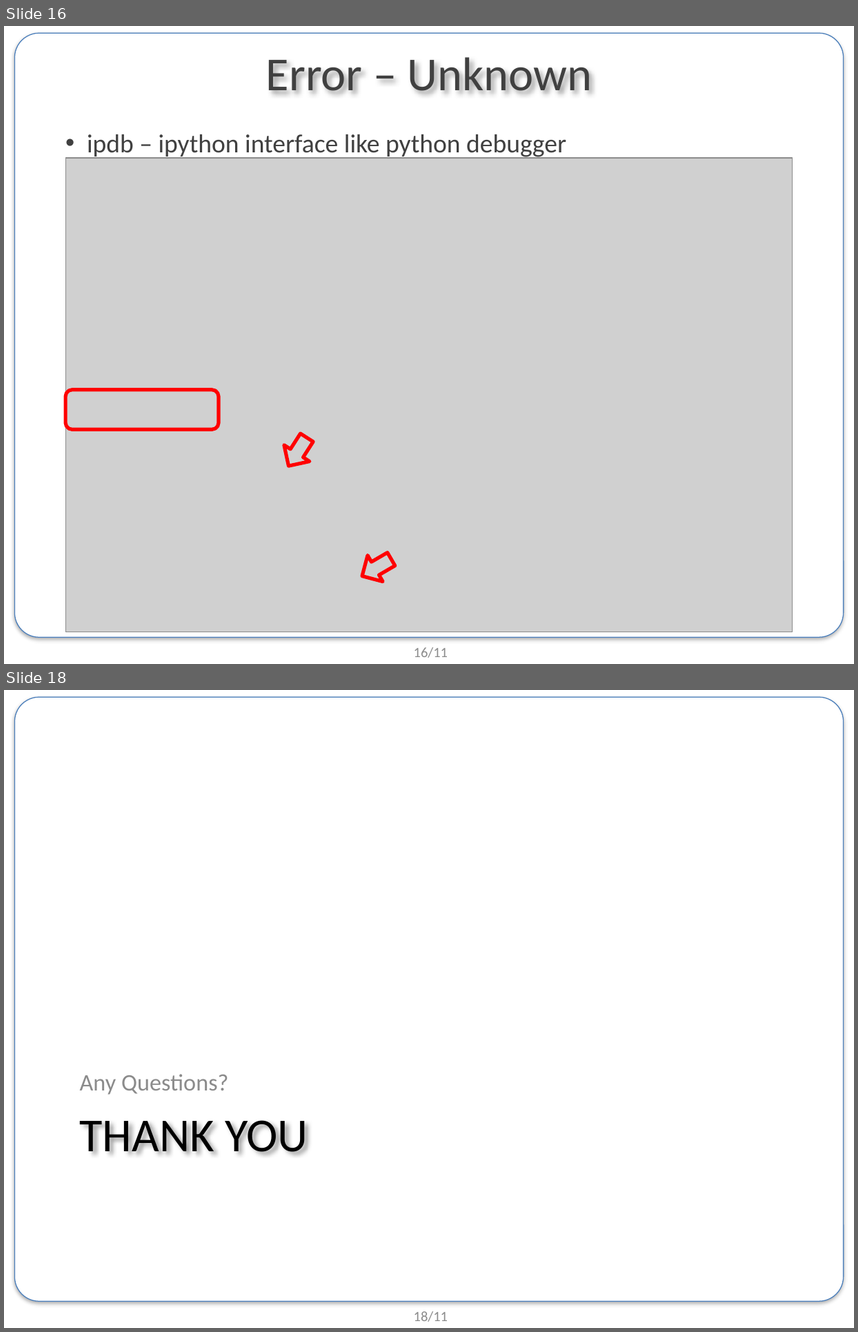
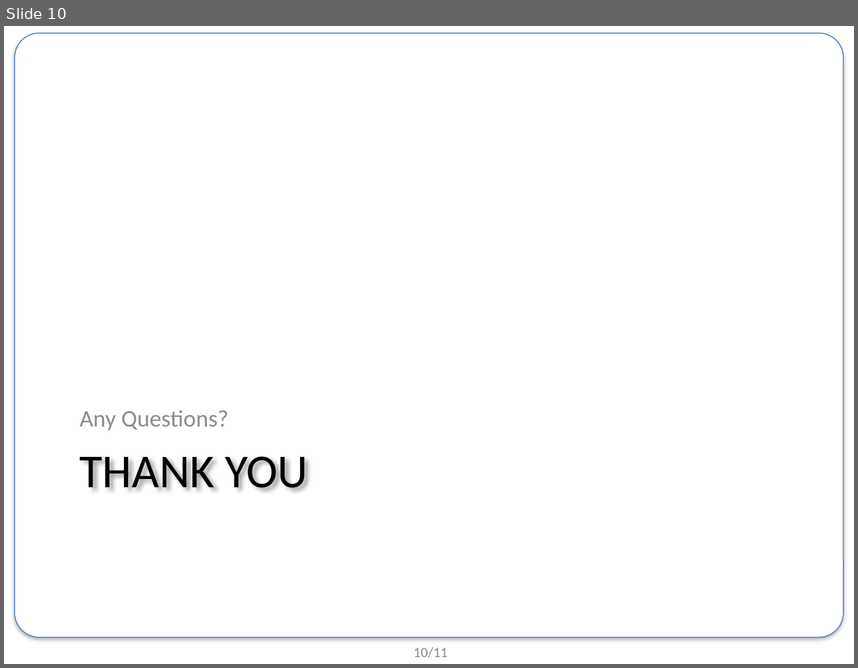
Before and after one commit to BongSangKim/UGRP, a slide deck: 0704 미팅/190704_UGRP_발표자료.pptx. Shown one above the other, each under a label of ours: slides 16 and 18 before the commit, slide 10 after it; the slides between them are not shown. The pictures are 858x1332 and 858x668 pixels, drawn with LibreOffice and Linux fonts; fonts in the diff are those of the drawing; grey boxes stand for pictures; background and template pictures are left out. Boxes give left, top, right and bottom in pixels: in the first picture for what was removed or moved away, otherwise in the second. Text is boxed around its words. In the diff, an @@ line names an element or a change of style, - is before the commit and + after.

```diff
--- a/0704 미팅/190704_UGRP_발표자료.pptx
+++ b/0704 미팅/190704_UGRP_발표자료.pptx
@@ slide 16 removed at [4, 26, 854, 664], background #FFFFFF; not listed: 2 template elements that a slide beside it also shows @@
@@ title removed at [266, 57, 592, 94] @@
-Error – Unknown
@@ text removed at [87, 134, 566, 159] @@
-• ipdb – ipython interface like python debugger
@@ picture removed at [65, 158, 792, 631] @@
@@ rounded rectangle removed at [65, 390, 218, 430] @@
@@ down arrow removed at [276, 430, 320, 474] @@
@@ down arrow removed at [355, 546, 399, 589] @@
@@ what was slide 18 is now slide 10 @@
@@ page number at [414, 647, 448, 657]: text changed @@
-18/11
+10/11
```
Also in this commit, not shown: 1 slide changed, 7 slides added, 14 other slides removed, 1 other file.
